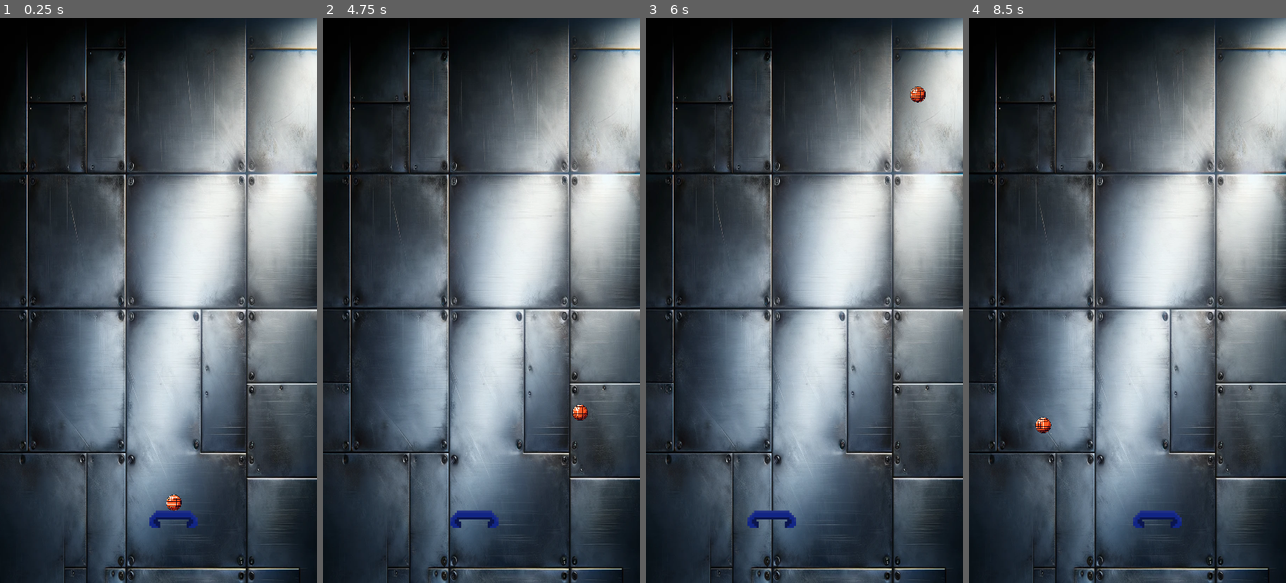
Above: before the commit, frames 1-4 (left to right).
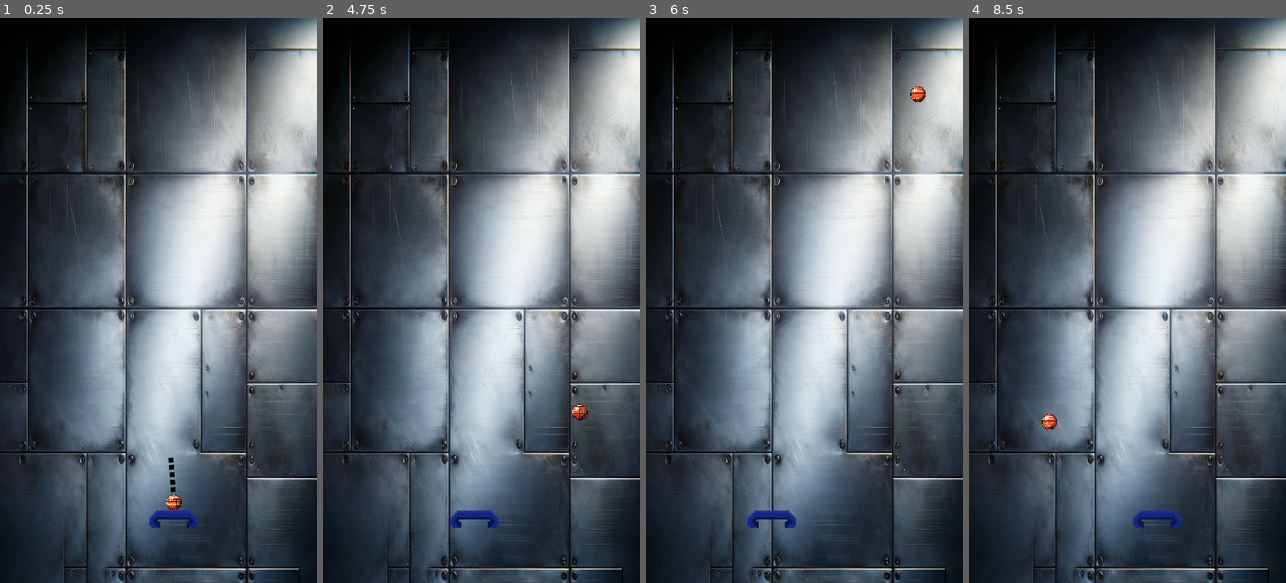
Above: after the commit, the same moments.

Repository: madzyzz/BrickBouncer
Game: Godot game, scene res://Scenes/level_1_scene.tscn
The game is run twice, just before and just after one commit, with the same random seed, the same clock (stepped at 60 frames per second) and the same inputs.
Inputs (mouse positions are in pixels of both pictures, inside the frame that each line leads up to):
- Up to frame 1 (0.25 s): no input
- Up to frame 2 (4.75 s): tap Enter at 0.5 s; move the mouse to (551, 272) at 0.52 s; click (551, 272) at 0.67 s; move the mouse to (418, 328) at 1.27 s; click (418, 328) at 1.42 s; move the mouse to (513, 176) at 2.02 s; click (513, 176) at 2.17 s; move the mouse to (465, 413) at 2.77 s; click (465, 413) at 2.92 s; tap Space at 3.5 s; move the mouse to (576, 385) at 3.52 s; click (576, 385) at 3.67 s; move the mouse to (386, 215) at 4.27 s; click (386, 215) at 4.42 s
- Up to frame 3 (6 s): move the mouse to (820, 300) at 5.02 s; click (820, 300) at 5.17 s; move the mouse to (756, 159) at 5.77 s; click (756, 159) at 5.92 s
- Up to frame 4 (8.5 s): move the mouse to (1197, 272) at 6.52 s; click (1197, 272) at 6.67 s; move the mouse to (1064, 328) at 7.27 s; click (1064, 328) at 7.42 s; move the mouse to (1159, 176) at 8.02 s; click (1159, 176) at 8.17 s

The runs differ from the first frame. In frame 1, less than 0.1% of the frame differs, in the area x 53-56%, y 77-84%; in frame 2, less than 0.1%; in frame 3, less than 0.1%; in frame 4, 0.2%, in the area x 20-68%, y 70-91%.

Commit message:
Dotted line and added clamping of shooting ball

Diff:
--- a/Scenes/level_1_scene.tscn
+++ b/Scenes/level_1_scene.tscn
@@ -1,9 +1,10 @@
-[gd_scene load_steps=8 format=3 uid="uid://c6i0anlhp2h1w"]
+[gd_scene load_steps=9 format=3 uid="uid://c6i0anlhp2h1w"]
 
 [ext_resource type="Texture2D" uid="uid://bdmtwlgfg5p4m" path="res://Images/Background Images/metal_background.png" id="1_vbgtp"]
 [ext_resource type="Texture2D" uid="uid://dhpwlgy2vji4r" path="res://prefabs/Bouncers2.atlastex" id="2_dbkro"]
 [ext_resource type="Texture2D" uid="uid://bhsedwblj1hpc" path="res://prefabs/Bouncers3.atlastex" id="3_r7y3j"]
 [ext_resource type="Script" path="res://Scripts/bouncer.gd" id="4_1v60k"]
+[ext_resource type="Texture2D" uid="uid://403vbatxe4e6" path="res://sprites/Dotted_Line.png" id="5_m5kfk"]
 
 [sub_resource type="RectangleShape2D" id="RectangleShape2D_hr6h0"]
 size = Vector2(145, 893)
@@ -71,3 +72,7 @@
 
 [node name="CollisionPolygon2D" type="CollisionPolygon2D" parent="Bouncer"]
 polygon = PackedVector2Array(-57, -5, -58, 15, -57, 20, 56, 20, 57, 15, 55, -5, 50, -13, 38, -20, 12, -23, -12, -23, -41, -20, -53, -13)
+
+[node name="DottedLine" type="Sprite2D" parent="Bouncer"]
+texture = ExtResource("5_m5kfk")
+offset = Vector2(0, -50)
--- a/Scripts/bouncer.gd
+++ b/Scripts/bouncer.gd
@@ -5,8 +5,13 @@
 var snap_threshold = 5.0
 
 @onready var ball_scene = preload("res://prefabs/ball.tscn")
+@onready var dotted_line = $DottedLine  # Reference to the dotted line node
 var ball
 var is_ball_shot = false
+
+# Define shooting angle limits (in radians)
+var min_angle = deg_to_rad(-150)  # Limit shooting to -150° left
+var max_angle = deg_to_rad(-30)   # Limit shooting to -30° right
 
 func _ready() -> void:
 	bouncer_y_position = global_position.y
@@ -15,6 +20,9 @@
 	ball = ball_scene.instantiate()
 	get_parent().call_deferred("add_child", ball)
 	ball.global_position = global_position + Vector2(0, 10)
+
+	# Ensure the dotted line is visible initially
+	dotted_line.visible = true
 
 func _physics_process(_delta: float) -> void:
 	# Lock the bouncer and ball in place if the ball is not shot
@@ -25,6 +33,9 @@
 
 		# Lock the ball to the bouncer
 		ball.lock_to_bouncer(global_position)
+
+		# Update the dotted line to point towards the mouse
+		update_dotted_line()
 		return
 
 	# Move the bouncer after the ball is shot
@@ -42,5 +53,35 @@
 func _unhandled_input(event: InputEvent) -> void:
 	if event is InputEventMouseButton and event.pressed and not is_ball_shot:
 		# Shoot the ball and unlock the bouncer
-		ball.shoot_ball(event.position)
+		ball.shoot_ball(get_clamped_mouse_position())
 		is_ball_shot = true
+
+		# Hide the dotted line after the ball is shot
+		dotted_line.visible = false
+
+func update_dotted_line() -> void:
+	# Calculate clamped direction
+	var mouse_position = get_clamped_mouse_position()
+	var direction = mouse_position - ball.global_position
+
+	# Update the dotted line's position and rotation
+	dotted_line.global_position = ball.global_position + Vector2(1, -50)
+	dotted_line.rotation = direction.angle() + deg_to_rad(90)
+
+func get_clamped_mouse_position() -> Vector2:
+	# Get the mouse position and calculate the direction vector
+	var mouse_position = get_global_mouse_position()
+	var direction = mouse_position - ball.global_position
+	var angle = direction.angle()
+
+	# Check if the mouse is between the min and max angles
+	if min_angle <= angle and angle <= max_angle:
+		return mouse_position  # Mouse is within the valid range, no clamping needed
+
+	# Determine if the mouse is on the left or right side
+	if mouse_position.x < ball.global_position.x:
+		# Mouse is on the left side
+		return ball.global_position + Vector2(cos(min_angle), sin(min_angle)) * direction.length()
+	else:
+		# Mouse is on the right side
+		return ball.global_position + Vector2(cos(max_angle), sin(max_angle)) * direction.length()
Binary file added: sprites/Dotted_Line.png
Not shown, added: sprites/Dotted_Line.png.import
